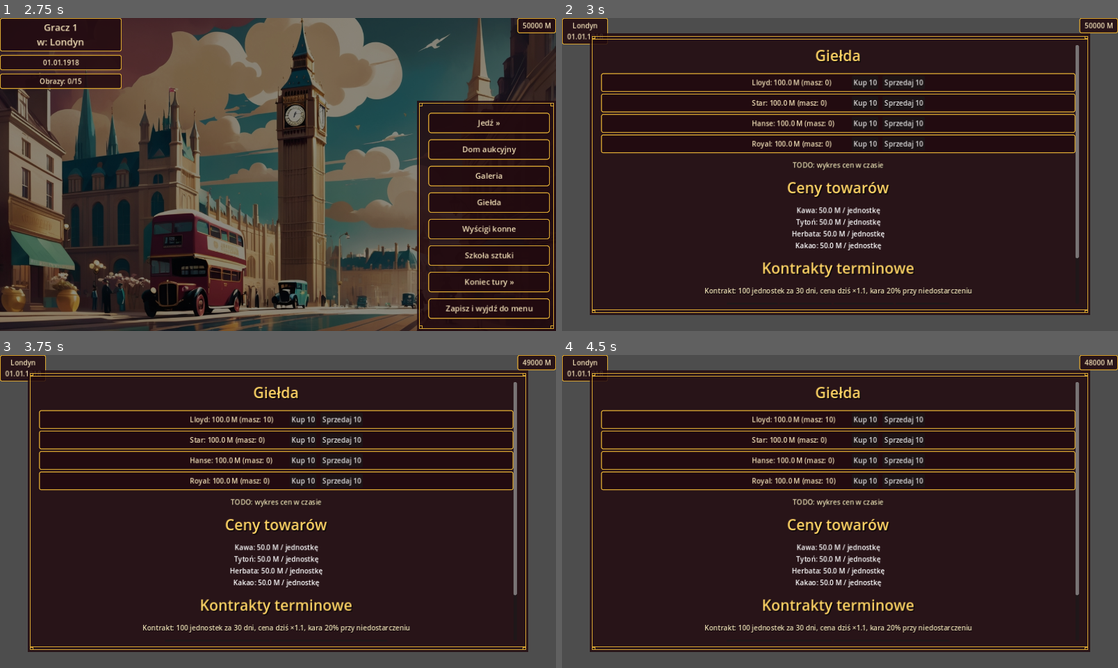
Above: before the commit, frames 1-4 (two rows, left to right).
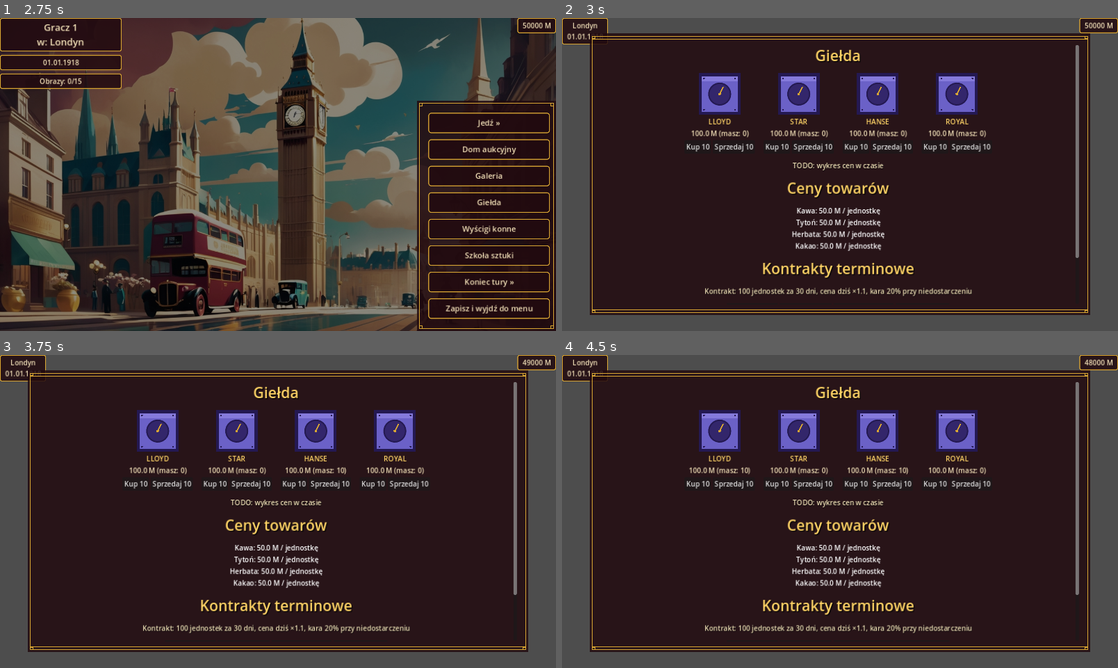
Above: after the commit, the same moments.

Repository: cinekm20/the-forger-retro-tycoon
Game: Godot game, scene res://scenes/main_menu/MainMenu.tscn
The game is run twice, just before and just after one commit, with the same random seed, the same clock (stepped at 60 frames per second) and the same inputs.
Inputs:
- Up to frame 1 (2.75 s): click "1" at 0.5 s; click "Tryb łatwy (15/40 obrazów do …" at 1.25 s; click "Nowa gra" at 2 s
- Up to frame 2 (3 s): click "Giełda" at 2.75 s
- Up to frame 3 (3.75 s): click "Kup 10" at 3.5 s
- Up to frame 4 (4.5 s): click "Kup 10" at 4.25 s

Frame 1 is identical in both runs. In frame 2, 9.5% of the frame differs, in the area x 7-93%, y 17-89%; in frame 3, 9.5%; in frame 4, 9.5%.

Commit message:
Giełda: sejfy ze spółkami zamiast wiersza tekstu (jak w oryginale)
Nowy VaultIcon.gd — ikona sejfu z tarczą szyfrową rysowana natywnie w
Godocie (ten sam wzorzec co MapPin.gd/TravelVehicle.gd/MenuFrame.gd —
Leonardo.ai konsekwentnie nie radzi sobie z małymi, wyizolowanymi
ikonami, tworzy pełne sceny). Każda spółka żeglugowa to teraz kolumna:
sejf + nazwa spółki pod spodem (jak LLOYD/STAR/HANSE/ROYAL/US$ w
oryginale), z ceną i przyciskami kup/sprzedaj poniżej.

rows_container zmieniony z HBoxContainer na HFlowContainer — na wąskim
(portretowym) ekranie 5 sejfów obok siebie by się nie zmieściło,
FlowContainer sam zawija do kolejnego wiersza zamiast wymagać ręcznego
liczenia kolumn.

Diff:
--- a/game/scenes/stock_market/StockMarket.gd
+++ b/game/scenes/stock_market/StockMarket.gd
@@ -3,7 +3,9 @@
 ## powiązanym z aktywnością gracza na plantacjach (docs/MECHANIKI_EKONOMICZNE.md
 ## pkt. 7) i losowym dziennym dryfem (ShippingCompanies._on_day_advanced).
 
-var rows_container: VBoxContainer
+const VaultIconScript := preload("res://scripts/ui/VaultIcon.gd")
+
+var rows_container: HFlowContainer
 var crop_rows_container: VBoxContainer
 var contracts_label: Label
 var location_label: Label
@@ -23,7 +25,14 @@
 	ScreenHelpers.make_title(root, "Giełda")
 	ScreenHelpers.make_turn_indicator(root)
 
-	rows_container = VBoxContainer.new()
+	## HFlowContainer zamiast HBoxContainer: na wąskim (portretowym) ekranie
+	## 5 sejfów obok siebie by się nie zmieściło — FlowContainer sam
+	## zawija do kolejnego wiersza, kiedy brakuje miejsca, więc układ
+	## dostosowuje się do szerokości ekranu bez ręcznego liczenia kolumn.
+	rows_container = HFlowContainer.new()
+	rows_container.alignment = FlowContainer.ALIGNMENT_CENTER
+	rows_container.add_theme_constant_override("h_separation", 20)
+	rows_container.add_theme_constant_override("v_separation", 16)
 	root.add_child(rows_container)
 
 	ScreenHelpers.make_label(root, "TODO: wykres cen w czasie")
@@ -58,31 +67,51 @@
 	_update_info()
 
 
+## Jedna kolumna na spółkę: sejf (VaultIcon) + nazwa pod spodem, tak jak w
+## oryginale (patrz zrzut ekranu użytkownika — 5 sejfów z podpisami LLOYD/
+## STAR/HANSE/ROYAL/US$), z ceną/przyciskami kup-sprzedaj poniżej.
 func _rebuild_rows() -> void:
 	for child in rows_container.get_children():
 		child.queue_free()
 	for company_id in ShippingCompanies.COMPANIES.keys():
-		var row := ScreenHelpers.make_boxed_row(rows_container)
+		var column := VBoxContainer.new()
+		column.alignment = BoxContainer.ALIGNMENT_CENTER
+		column.add_theme_constant_override("separation", 4)
+		rows_container.add_child(column)
+
+		var icon: Control = VaultIconScript.new()
+		icon.size_flags_horizontal = Control.SIZE_SHRINK_CENTER
+		column.add_child(icon)
 
 		var company_name: String = ShippingCompanies.COMPANIES[company_id]["name"]
+		var name_label := Label.new()
+		name_label.text = company_name.to_upper()
+		name_label.horizontal_alignment = HORIZONTAL_ALIGNMENT_CENTER
+		name_label.add_theme_color_override("font_color", ScreenHelpers.COLOR_GOLD_BRIGHT)
+		name_label.add_theme_font_size_override("font_size", 16)
+		column.add_child(name_label)
+
 		var price := ShippingCompanies.get_price(company_id)
 		var owned := ShippingCompanies.get_shares_owned(company_id)
+		var price_label := Label.new()
+		price_label.text = "%.1f M (masz: %d)" % [price, owned]
+		price_label.horizontal_alignment = HORIZONTAL_ALIGNMENT_CENTER
+		price_label.add_theme_color_override("font_color", ScreenHelpers.COLOR_CREAM)
+		column.add_child(price_label)
 
-		var label := Label.new()
-		label.text = "%s: %.1f M (masz: %d)" % [company_name, price, owned]
-		label.custom_minimum_size = Vector2(220, 0)
-		label.add_theme_color_override("font_color", ScreenHelpers.COLOR_CREAM)
-		row.add_child(label)
+		var btn_row := HBoxContainer.new()
+		btn_row.alignment = BoxContainer.ALIGNMENT_CENTER
+		column.add_child(btn_row)
 
 		var buy_btn := Button.new()
 		buy_btn.text = "Kup 10"
 		buy_btn.pressed.connect(_on_buy_pressed.bind(company_id))
-		row.add_child(buy_btn)
+		btn_row.add_child(buy_btn)
 
 		var sell_btn := Button.new()
 		sell_btn.text = "Sprzedaj 10"
 		sell_btn.pressed.connect(_on_sell_pressed.bind(company_id))
-		row.add_child(sell_btn)
+		btn_row.add_child(sell_btn)
 
 
 func _on_buy_pressed(company_id: String) -> void:
--- /dev/null
+++ b/game/scripts/ui/VaultIcon.gd
@@ -0,0 +1,62 @@
+class_name VaultIcon
+extends Control
+## Ikona sejfu (skrytka na akcje spółki żeglugowej) rysowana natywnie w
+## Godocie, tak jak MapPin.gd/TravelVehicle.gd/MenuFrame.gd — te same
+## powody (Leonardo.ai uparcie generuje pełne sceny zamiast małych,
+## wyizolowanych ikon, patrz docs/GRAFIKA_LEONARDO.md). Nawiązuje do
+## sejfów z ekranu giełdy w oryginale (zrzut ekranu użytkownika: 5
+## fioletowo-niebieskich sejfów z tarczą szyfrową, po jednym na spółkę).
+
+const ICON_SIZE := Vector2(96, 96)
+
+const COLOR_BORDER := Color(0.14, 0.1, 0.32)
+const COLOR_FACE := Color(0.42, 0.38, 0.78)
+const COLOR_FACE_HIGHLIGHT := Color(0.52, 0.48, 0.86)
+const COLOR_DIAL := Color(0.2, 0.15, 0.42)
+const COLOR_HANDLE := Color(0.85, 0.65, 0.2)
+
+
+func _init() -> void:
+	custom_minimum_size = ICON_SIZE
+	size = ICON_SIZE
+	mouse_filter = Control.MOUSE_FILTER_IGNORE
+
+
+func _draw() -> void:
+	var w := size.x
+	var h := size.y
+
+	draw_rect(Rect2(Vector2.ZERO, size), COLOR_BORDER)
+
+	var inset := w * 0.07
+	var face_rect := Rect2(Vector2(inset, inset), size - Vector2(inset, inset) * 2.0)
+	draw_rect(face_rect, COLOR_FACE)
+
+	## Cienki jaśniejszy pasek u góry — sugeruje metaliczny połysk drzwiczek
+	## sejfu, bez potrzeby gradientu.
+	var highlight_rect := Rect2(Vector2(inset, inset), Vector2(size.x - inset * 2.0, h * 0.12))
+	draw_rect(highlight_rect, COLOR_FACE_HIGHLIGHT)
+
+	var center := size * 0.5
+	var dial_radius := w * 0.26
+	draw_circle(center, dial_radius, COLOR_DIAL)
+	draw_arc(center, dial_radius, 0.0, TAU, 24, COLOR_BORDER, 2.0, true)
+
+	## Wskazówka tarczy szyfrowej pod stałym kątem — dekoracja, nie
+	## interaktywna, akcent koloru złota jak reszta UI.
+	var handle_angle := -PI * 0.35
+	var handle_end := center + Vector2(cos(handle_angle), sin(handle_angle)) * dial_radius * 0.75
+	draw_line(center, handle_end, COLOR_HANDLE, 3.0)
+	draw_circle(center, 3.0, COLOR_HANDLE)
+
+	## Cztery narożne nity — akcent, żeby sejf nie wyglądał jak płaski
+	## kwadrat.
+	var rivet_inset := inset * 1.8
+	var rivet_positions := [
+		Vector2(rivet_inset, rivet_inset),
+		Vector2(w - rivet_inset, rivet_inset),
+		Vector2(rivet_inset, h - rivet_inset),
+		Vector2(w - rivet_inset, h - rivet_inset),
+	]
+	for pos in rivet_positions:
+		draw_circle(pos, w * 0.02, COLOR_BORDER)
